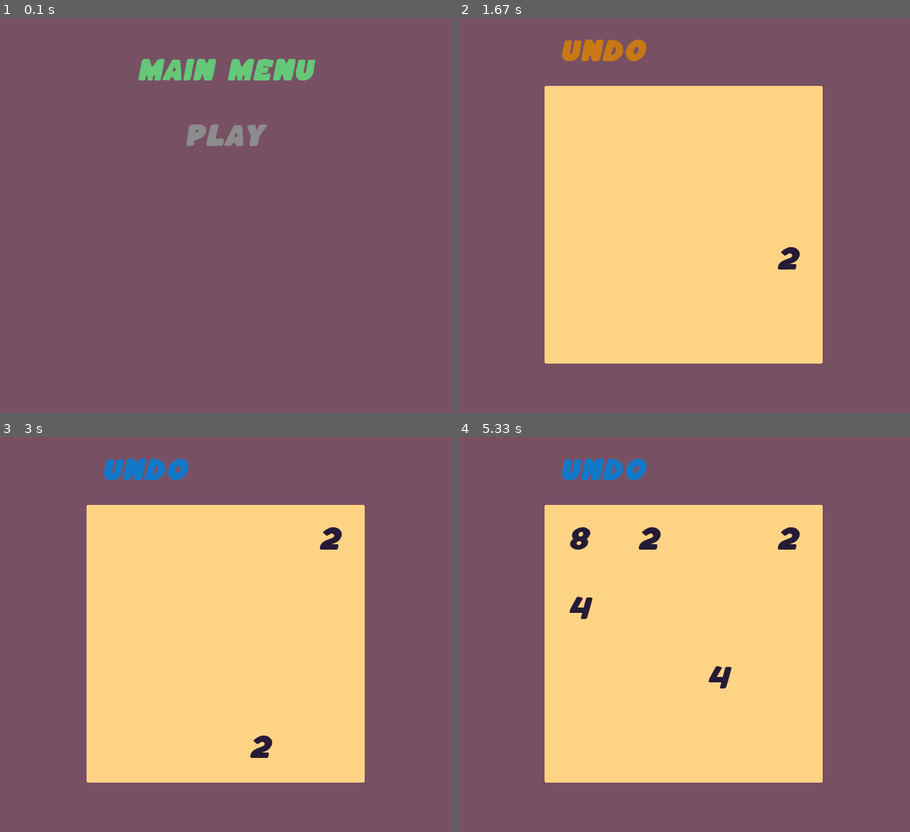
Above: before the commit, frames 1-4 (two rows, left to right).
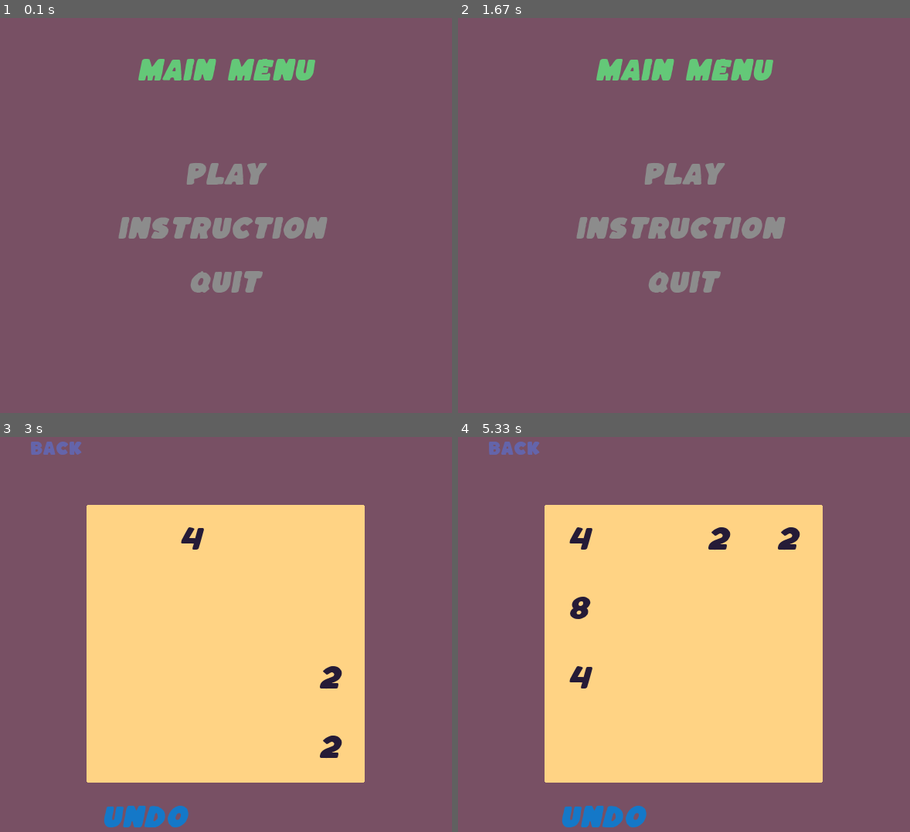
Above: after the commit, the same moments.

Repository: avisekksarma/2048
Game: pygame game, started from main.py
Two runs of this game, one before a commit and one after it. Both use one fixed random seed, a clock stepped at 60 frames per second and the inputs below.
Inputs (mouse positions are in pixels of both pictures, inside the frame that each line leads up to):
- Up to frame 1 (0.1 s): no input
- Up to frame 2 (1.67 s): press the mouse at (679, 227) at 0.37 s; move the mouse to (733, 223) at 0.47 s; release the mouse at (792, 215) at 0.6 s; press the mouse at (521, 29) at 0.7 s; move the mouse to (684, 152) at 0.8 s; release the mouse at (846, 278) at 0.93 s; click "PLAY" at 1.05 s; press the mouse at (521, 29) at 1.37 s; move the mouse to (566, 49) at 1.47 s; release the mouse at (607, 73) at 1.6 s
- Up to frame 3 (3 s): press the mouse at (226, 595) at 1.7 s; move the mouse to (203, 654) at 1.8 s; release the mouse at (180, 717) at 1.93 s; hold Right 2-2.47 s; hold Up 2.5-2.8 s; press the mouse at (144, 816) at 2.87 s; move the mouse to (248, 753) at 2.97 s
- Up to frame 4 (5.33 s): release the mouse at (806, 693) at 3.1 s; hold Right 3.17-3.63 s; hold Left 3.67-4.2 s; hold Down 4.23-4.53 s; hold Left 4.57-4.97 s; hold Up from 5 s (still down)

The runs differ from the first frame. In frame 1, 3.5% of the frame differs, in the area x 26-73%, y 26-70%; in frame 2, 46%, in the area x 19-81%, y 5-88%; in frame 3, 2.7%; in frame 4, 2.7%.

Commit message:
made ins screen and back button functionality'

Diff:
--- a/constants.py
+++ b/constants.py
@@ -6,8 +6,15 @@
 }
 FRAMERATE = 30
 
+def initFonts():
+    AssetManager.loadFont(
+            'assets/OpenType/Kaph-Italic.otf', 32, 'heading')
+    AssetManager.loadFont(
+            'assets/OpenType/Kaph-Regular.otf', 20, 'text')
+
 class AssetManager(object):
     fonts = {}
+    images = {}
     sounds = {}
     music = {}
 
@@ -17,12 +24,25 @@
         cls.fonts[key] = new_font
 
     @classmethod
+    def loadImage(cls, file,key):
+        if ".png" in file:
+            new_image = pygame.image.load(file).convert_alpha()
+        else:
+            new_image = pygame.image.load(file).convert()
+        cls.images[key] = new_image
+
+    @classmethod
     def isFontLoaded(cls,key):
         try:
             cls.fonts[key]
             return True
         except KeyError:
             return False
+
+
+    @classmethod
+    def renderImage(cls,key,surface,pos):
+        surface.blit(cls.images[key],pos)
 
     @classmethod
     def renderFont(cls, key, text, color, surface, pos):
--- a/game.py
+++ b/game.py
@@ -299,10 +299,13 @@
 
     def __initialize(self):
         l= self.gameBoard.surf.left
-        t= self.gameBoard.surf.top
-        pos = (l, t-Button.sizes['medium'][1])
-        undoBtn = Button(self.window,'Undo','heading',Button.sizes['medium'],pos,(20,120,200),(200,120,20),True,True)
+        b= self.gameBoard.surf.bottom
+        pos = (l,b)
+        undoBtn = Button(self.window,'UNDO','heading',Button.sizes['medium'],pos,(20,120,200),(200,120,20),True,True)
         self.btns['undoBtn'] = undoBtn
+        backBtn = Button(self.window, 'BACK', 'text', Button.sizes['standard'], (
+            SCREEN['width']*0.00-20, SCREEN['height']*0.02), (100, 100, 170), (125, 250, 195), True, True)
+        self.btns['backBtn'] = backBtn
 
 
     def render(self):
@@ -330,6 +333,10 @@
 
                     if self.btns['undoBtn'].checkClick(event.pos):
                         self.gameBoard.undoMove()
+                    if self.btns['backBtn'].checkClick(event.pos):
+                        running = False
+                        GameTemplate.changeActiveKey('start')
+
 
                 if event.type == pygame.KEYDOWN:
                     if event.key == pygame.K_LEFT or event.key == pygame.K_RIGHT or event.key == pygame.K_UP or event.key == pygame.K_DOWN:
--- /dev/null
+++ b/insScreen.py
@@ -0,0 +1,58 @@
+import sys
+import pygame
+from GameTemplate import GameTemplate
+from constants import FRAMERATE, SCREEN, AssetManager
+from shapes import Button
+
+
+class InsScreen(GameTemplate):
+    def __init__(self, title, window, width=SCREEN['width'], height=SCREEN['height']) -> None:
+        super().__init__(title, window, width, height)
+        self.btns={}
+        self.__initialize()
+
+    def __initialize(self):
+
+        AssetManager.loadImage('./assets/images/arrows.png','arrows')
+        backBtn = Button(self.window,'BACK','text',Button.sizes['standard'],(SCREEN['width']*0.00-20,SCREEN['height']*0.02),(100,100,170),(125,250,195),True,True)
+        self.btns['backBtn'] = backBtn
+
+    def render(self):
+        self.window.fill((120, 80, 100))
+        # magic number below
+        pos = (SCREEN['width']/2.0, 130)
+        AssetManager.renderFont('text', 'USE',
+                                (100, 200, 120), self.window, pos)
+        pos = (pos[0]-80,pos[1]+50)
+        AssetManager.renderImage('arrows',self.window,pos)
+        pos = (SCREEN['width']/2.0,340)
+        AssetManager.renderFont('text', 'for moving the tiles.',(100, 200, 120), self.window, pos)
+        pos = (pos[0],400)
+        AssetManager.renderFont(
+            'text', 'Tiles with same values merge into one!', (100, 200, 120), self.window, pos)
+
+        # pygame.draw.circle(self.window, (0, 255, 150), (150, 250), 50)
+        for btn in self.btns:
+            self.btns[btn].render()
+        pygame.display.update()
+
+    def run(self):
+        running = True
+        clock = pygame.time.Clock()
+        while running:
+            clock.tick(FRAMERATE)
+            for event in pygame.event.get():
+                if event.type == pygame.QUIT:
+                    pygame.quit()
+                    sys.exit(0)
+                if event.type == pygame.MOUSEMOTION:
+                    # print(event.pos)
+                    for btn in self.btns:
+                        self.btns[btn].checkHovered(event.pos)
+                if event.type == pygame.MOUSEBUTTONDOWN:
+
+                    if self.btns['backBtn'].checkClick(event.pos):
+                        running = False
+                        GameTemplate.changeActiveKey('start')
+
+            self.render()
--- a/main.py
+++ b/main.py
@@ -1,16 +1,20 @@
 from GameTemplate import GameTemplate
 from startMenu import StartMenu
 from game import GameScreen
-from constants import SCREEN
+from insScreen import InsScreen
+from constants import SCREEN,initFonts
 import pygame
 
 def runGame():
     pygame.init()
     window = pygame.display.set_mode((SCREEN['width'], SCREEN['height']))
+    initFonts()
     start = StartMenu('Welcome to 2048 game',window)
     game = GameScreen('2048 Game',window)
+    ins =  InsScreen('Instructions',window)
     GameTemplate.addScreenObj('start',start)
     GameTemplate.addScreenObj('game',game)
+    GameTemplate.addScreenObj('ins',ins)
     GameTemplate.changeActiveKey('start')
     while True:
         GameTemplate.run()
--- a/startMenu.py
+++ b/startMenu.py
@@ -12,13 +12,20 @@
         self.__initialize()
 
     def __initialize(self):
-        AssetManager.loadFont(
-            'assets/OpenType/Kaph-Italic.otf', 32, 'heading')
+
         # Magic number below
-        pos = (SCREEN['width']//2-100, SCREEN['height']//2-150)
+        pos = (SCREEN['width']//2-100, SCREEN['height']//2-100)
         playBtn = Button(self.window, 'PLAY', 'heading',
                          Button.sizes['standard'], pos, (140, 140, 140), (190, 190, 190), True,True)
+        pos = (pos[0]+20,pos[1]+60)
+        insBtn = Button(self.window, 'INSTRUCTION', 'heading',
+                         Button.sizes['medium'], pos, (140, 140, 140), (190, 190, 190), True,True)
+        pos = (pos[0]-20,pos[1]+80)
+        quitBtn = Button(self.window, 'QUIT', 'heading',
+                         Button.sizes['standard'], pos, (140, 140, 140), (190, 190, 190), True, True)
         self.btns['playBtn'] = playBtn
+        self.btns['insBtn'] = insBtn
+        self.btns['quitBtn'] = quitBtn
 
     def render(self):
         self.window.fill((120, 80, 100))
@@ -49,5 +56,10 @@
                     if self.btns['playBtn'].checkClick(event.pos):
                         running = False
                         GameTemplate.changeActiveKey('game')
-
+                    if self.btns['insBtn'].checkClick(event.pos):
+                        running = False
+                        GameTemplate.changeActiveKey('ins')
+                    if self.btns['quitBtn'].checkClick(event.pos):
+                        pygame.quit()
+                        sys.exit(0)
             self.render()
Binary file added: assets/images/arrows.png
